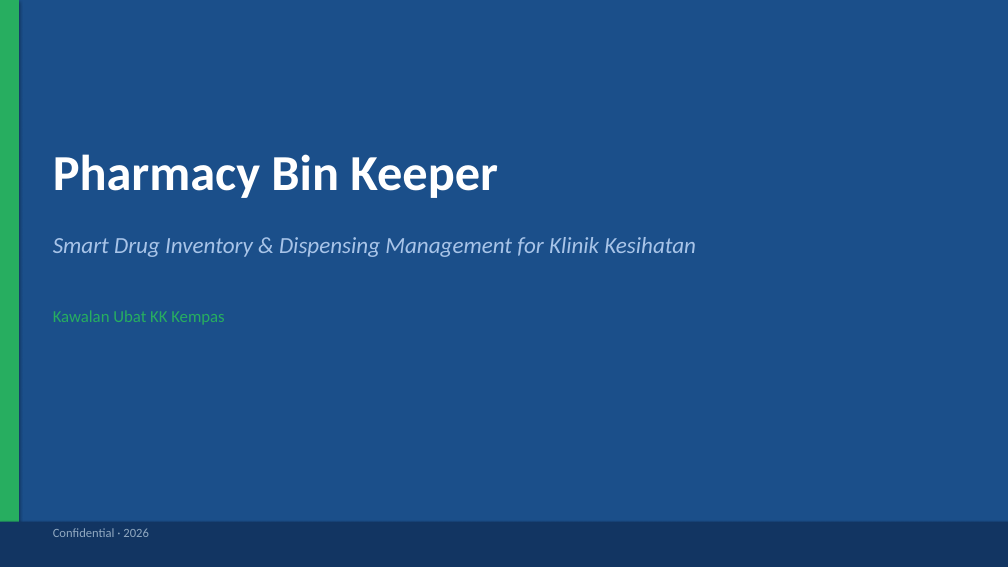
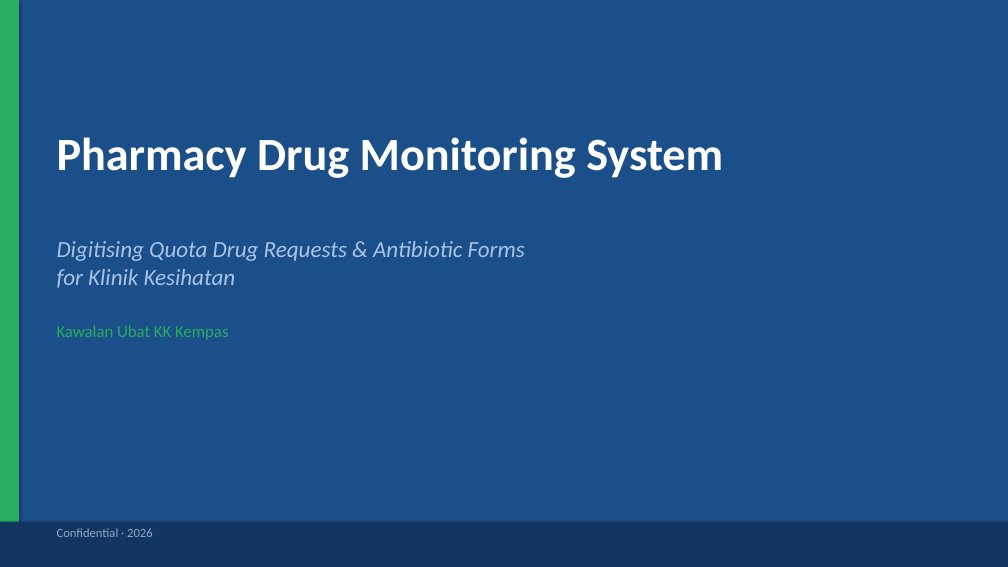
Before and after one commit to vvssubra/pharmacy-bin-keeper, a slide deck: slide 1 of docs/pharmacy-bin-keeper-deck.pptx. Drawn at 1008x567 pixels with LibreOffice and Linux fonts; fonts in the diff are those of the drawing. Boxes give left, top, right and bottom in pixels: in the first picture for what was removed or moved away, otherwise in the second. Text is boxed around its words. In the diff, an @@ line names an element or a change of style, - is before the commit and + after.

```diff
--- a/docs/pharmacy-bin-keeper-deck.pptx
+++ b/docs/pharmacy-bin-keeper-deck.pptx
@@ text at box(57, 137, 723, 178): text changed; size 48 to 44 pt @@
-Pharmacy Bin Keeper
+Pharmacy Drug Monitoring System
@@ text at box(57, 241, 525, 288): text changed @@
-Smart Drug Inventory & Dispensing Management for Klinik Kesihatan
+Digitising Quota Drug Requests & Antibiotic Forms
+for Klinik Kesihatan
@@ text "Kawalan Ubat KK Kempas": place and size @@
-text "Kawalan Ubat KK Kempas" at box(53, 310, 224, 325)
+text "Kawalan Ubat KK Kempas" at box(57, 325, 228, 340)
@@ text "Confidential · 2026": place and size @@
-text "Confidential · 2026" at box(53, 528, 149, 537)
+text "Confidential · 2026" at box(57, 528, 153, 537)
```
Also in this commit, not shown: 6 other slides changed, 4 slides added, 4 slides removed, 1 other file.
